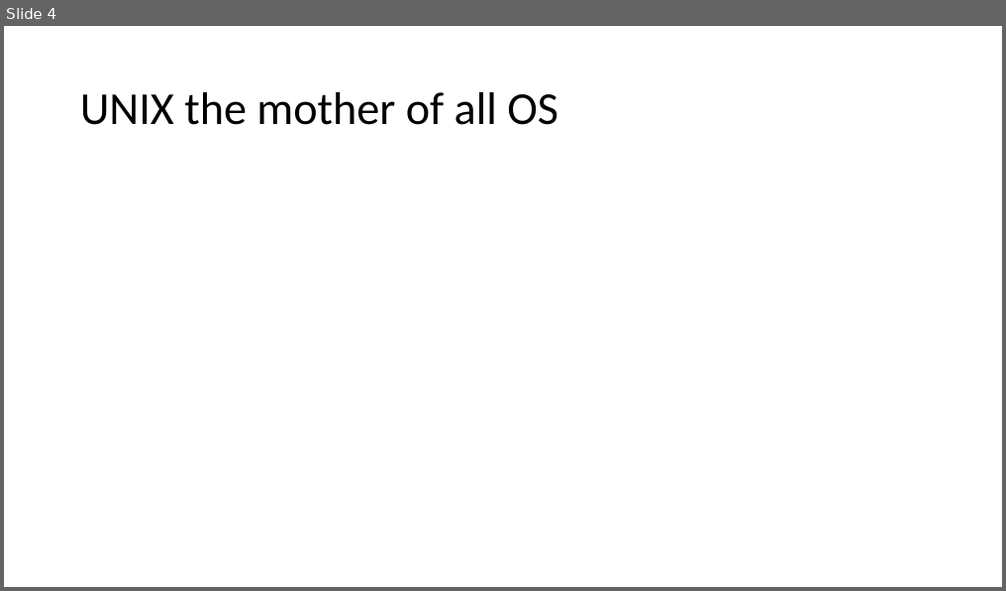
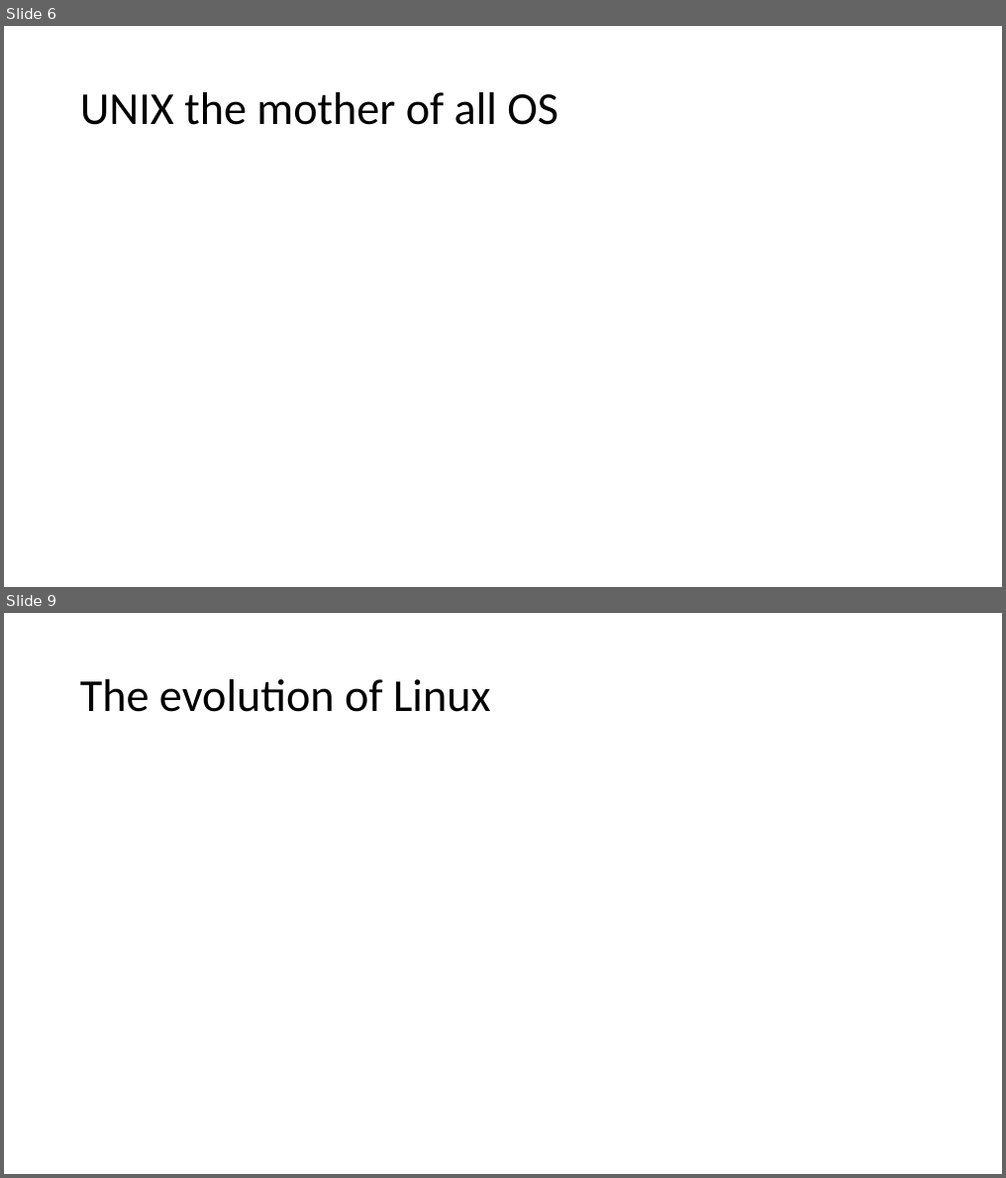
Before and after one commit to krabberod/bios3010-unix-linux, a slide deck: Lectures/1_intro_to_unix.pptx. Shown one above the other, each under a label of ours: slide 4 before the commit, slides 6 and 9 after it; the slides between them are not shown. The pictures are 1006x591 and 1006x1178 pixels, drawn with LibreOffice and Linux fonts; fonts in the diff are those of the drawing. Boxes give left, top, right and bottom in pixels: in the first picture for what was removed or moved away, otherwise in the second. Text is boxed around its words. In the diff, an @@ line names an element or a change of style, - is before the commit and + after.

```diff
--- a/Lectures/1_intro_to_unix.pptx
+++ b/Lectures/1_intro_to_unix.pptx
@@ slide 9 added at (4,613,1002,1174), background #FFFFFF @@
@@ title added at (80,679,490,712), 44 pt, text #000000 @@
+The evolution of Linux
@@ what was slide 4 is now slide 6 @@
```
Also in this commit, not shown: 1 slide changed, 6 other slides added, 11 other files.
